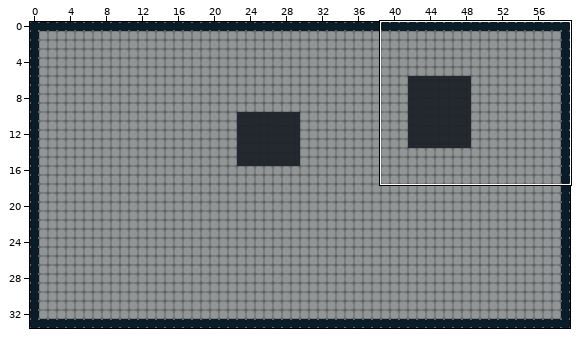
Tiled map -- Map/Test/Test.tmx. Above: a wide view before the commit, with the close-up outlined.
Close-up. Before:
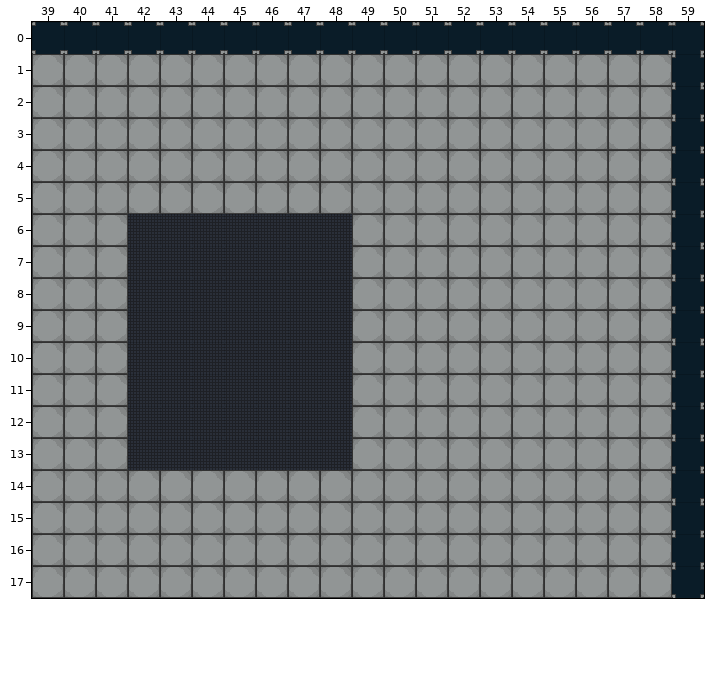
Cells are 32x32 px. Shown: x 39..59, y 0..17. The commit also changed other parts of the map, which this record leaves out.
And afterwards:
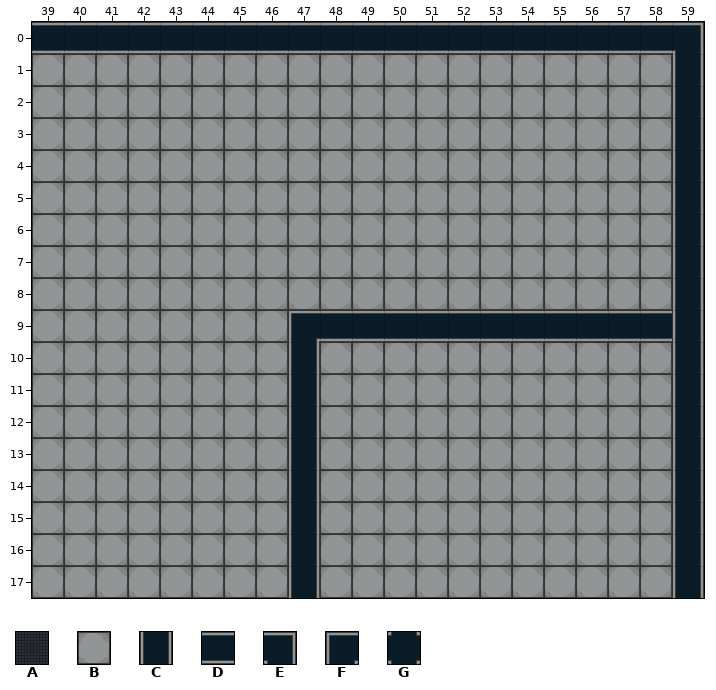
Key: from "Ship": A 16, B 17, C 26, D 32, E 33, F 42, G 48.
_ is an empty cell.
Changes in this commit:
{"where": "layer \"Calque de Tuiles 1\""}
{"y":0,"x":39,"old":"GGGGGGGGGGGGGGGGGGGGG","new":"DDDDDDDDDDDDDDDDDDDDE"}
{"y":1,"x":59,"old":"G","new":"C"}
{"y":2,"x":59,"old":"G","new":"C"}
{"y":3,"x":59,"old":"G","new":"C"}
{"y":4,"x":59,"old":"G","new":"C"}
{"y":5,"x":59,"old":"G","new":"C"}
{"y":6,"x":42,"old":"AAAAAAA","new":"BBBBBBB"}
{"y":6,"x":59,"old":"G","new":"C"}
{"y":7,"x":42,"old":"AAAAAAA","new":"BBBBBBB"}
{"y":7,"x":59,"old":"G","new":"C"}
{"y":8,"x":42,"old":"AAAAAAA","new":"BBBBBBB"}
{"y":8,"x":59,"old":"G","new":"C"}
{"y":9,"x":42,"old":"AAAAAAABBBBBBBBBBG","new":"BBBBBFDDDDDDDDDDDC"}
{"y":10,"x":42,"old":"AAAAAAA","new":"BBBBBCB"}
{"y":10,"x":59,"old":"G","new":"C"}
{"y":11,"x":42,"old":"AAAAAAA","new":"BBBBBCB"}
{"y":11,"x":59,"old":"G","new":"C"}
{"y":12,"x":42,"old":"AAAAAAA","new":"BBBBBCB"}
{"y":12,"x":59,"old":"G","new":"C"}
{"y":13,"x":42,"old":"AAAAAAA","new":"BBBBBCB"}
{"y":13,"x":59,"old":"G","new":"C"}
{"y":14,"x":47,"old":"B","new":"C"}
{"y":14,"x":59,"old":"G","new":"C"}
{"y":15,"x":47,"old":"B","new":"C"}
{"y":15,"x":59,"old":"G","new":"C"}
{"y":16,"x":47,"old":"B","new":"C"}
{"y":16,"x":59,"old":"G","new":"C"}
{"y":17,"x":47,"old":"B","new":"C"}
{"y":17,"x":59,"old":"G","new":"C"}
{"label":"changed","picture_box":[33,22,704,598]}
